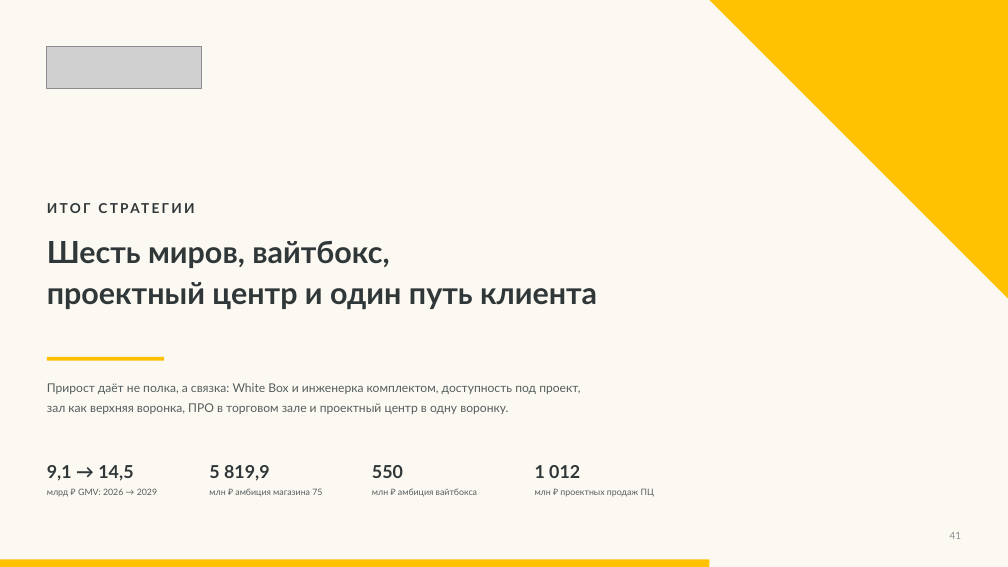
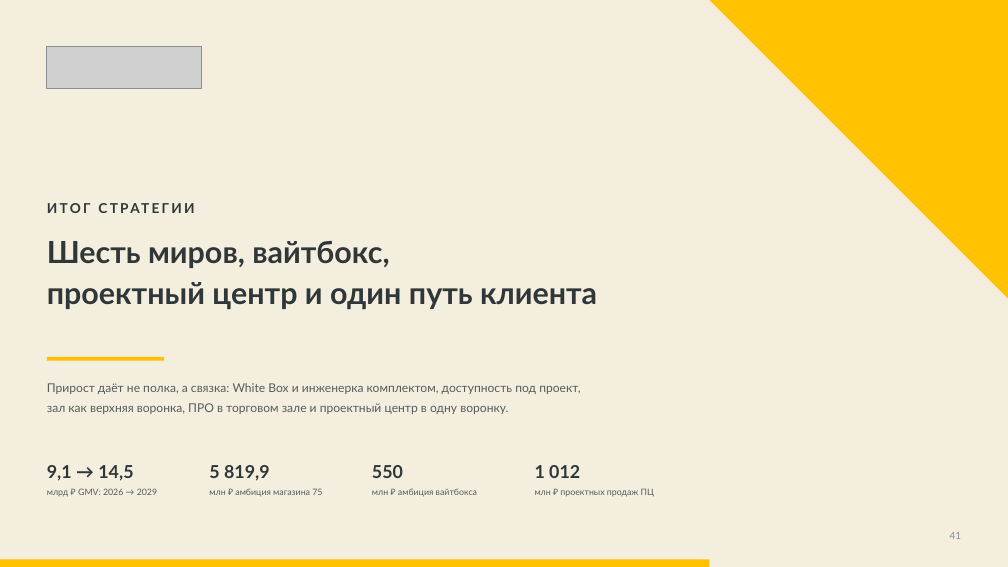
Before and after one commit to dmitrypalych44-ai/power-point, a slide deck: slide 41 of deliverables/deck.pptx. Drawn at 1008x567 pixels with LibreOffice and Linux fonts; fonts in the diff are those of the drawing; grey boxes stand for pictures. Boxes give left, top, right and bottom in pixels: in the first picture for what was removed or moved away, otherwise in the second. Text is boxed around its words. In the diff, an @@ line names an element or a change of style, - is before the commit and + after.

```diff
--- a/deliverables/deck.pptx
+++ b/deliverables/deck.pptx
@@ rectangle at [0,0,1008,567]: fill #FCF9F2 to #F4EEDE @@
```
Also in this commit, not shown: 40 other slides changed, 55 other files.
